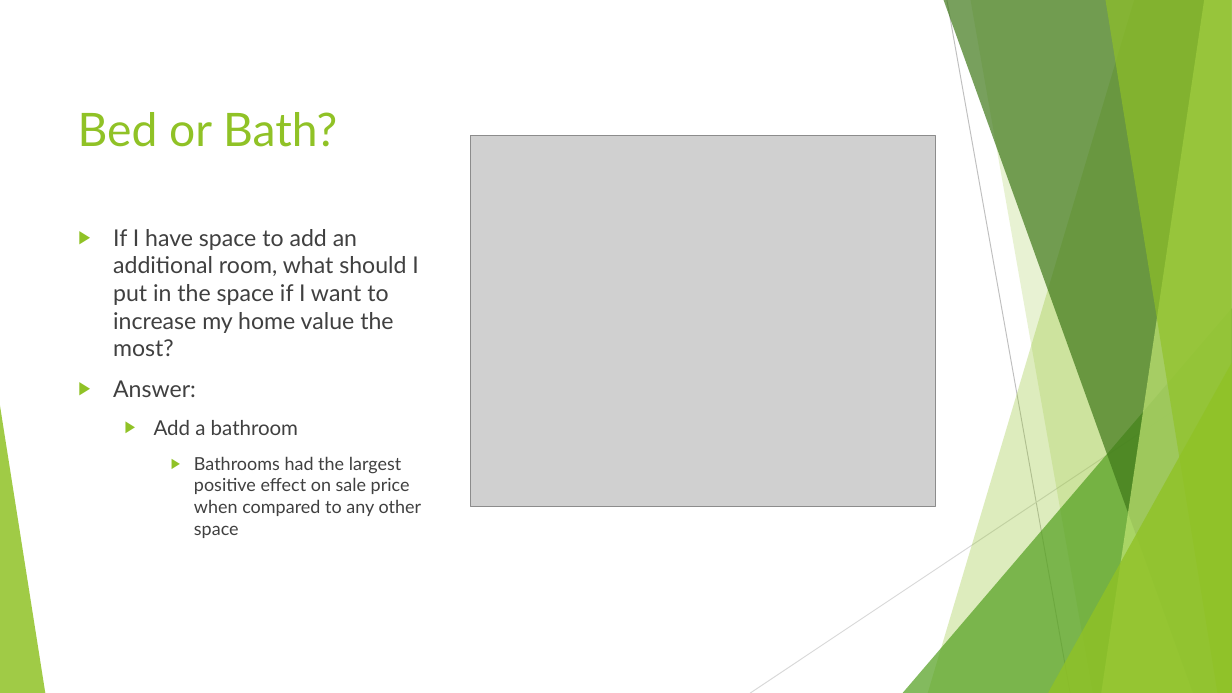
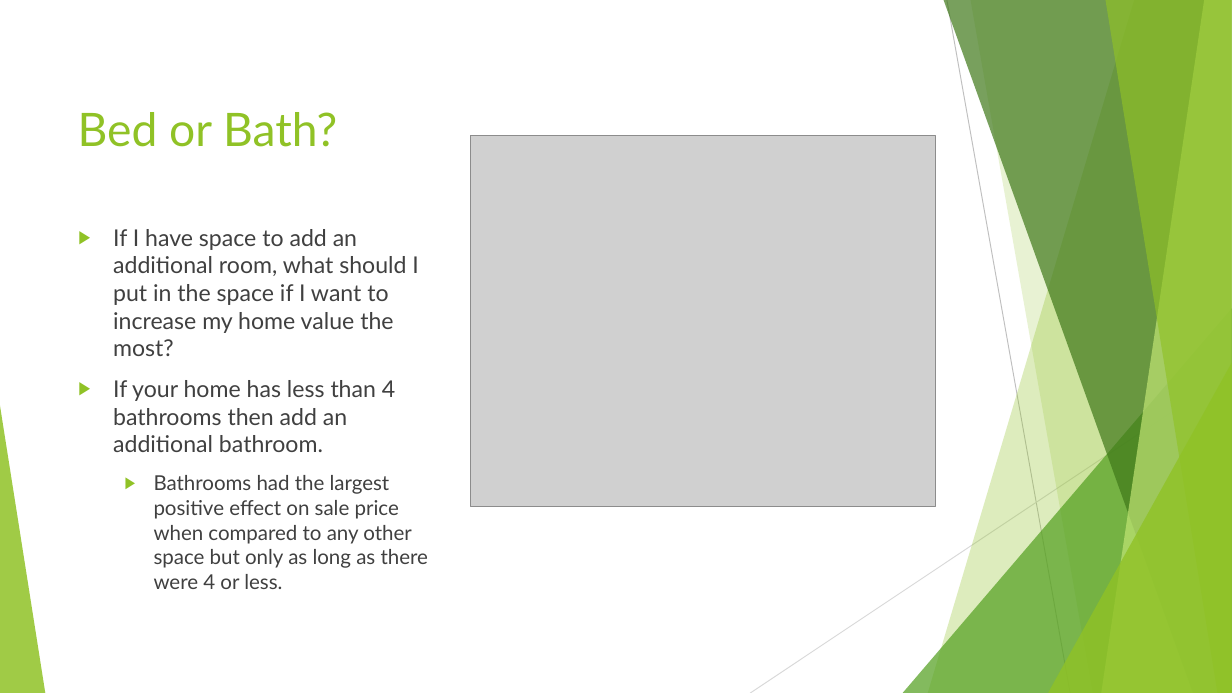
Before and after one commit to minthammock/dsc-mod-2-project-v2-1-onl01-dtsc-pt-041320, a slide deck: slide 9 of Non-Technical.pptx. Drawn at 1232x693 pixels with LibreOffice and Linux fonts; fonts in the diff are those of the drawing; grey boxes stand for pictures. Boxes give left, top, right and bottom in pixels: in the first picture for what was removed or moved away, otherwise in the second. Text is boxed around its words. In the diff, an @@ line names an element or a change of style, - is before the commit and + after.

```diff
--- a/Non-Technical.pptx
+++ b/Non-Technical.pptx
@@ text at (113, 380, 428, 589): text changed; size 14 to 16 pt @@
-▶ Answer:
-  ▶ Add a bathroom
-    ▶ Bathrooms had the largest positive effect on sale price when compared to any other space
+▶ If your home has less than 4 bathrooms then add an additional bathroom.
+  ▶ Bathrooms had the largest positive effect on sale price when compared to any other space but only as long as there were 4 or less.
```
Also in this commit, not shown: 2 other slides changed, 1 slide added, 1 other file.
